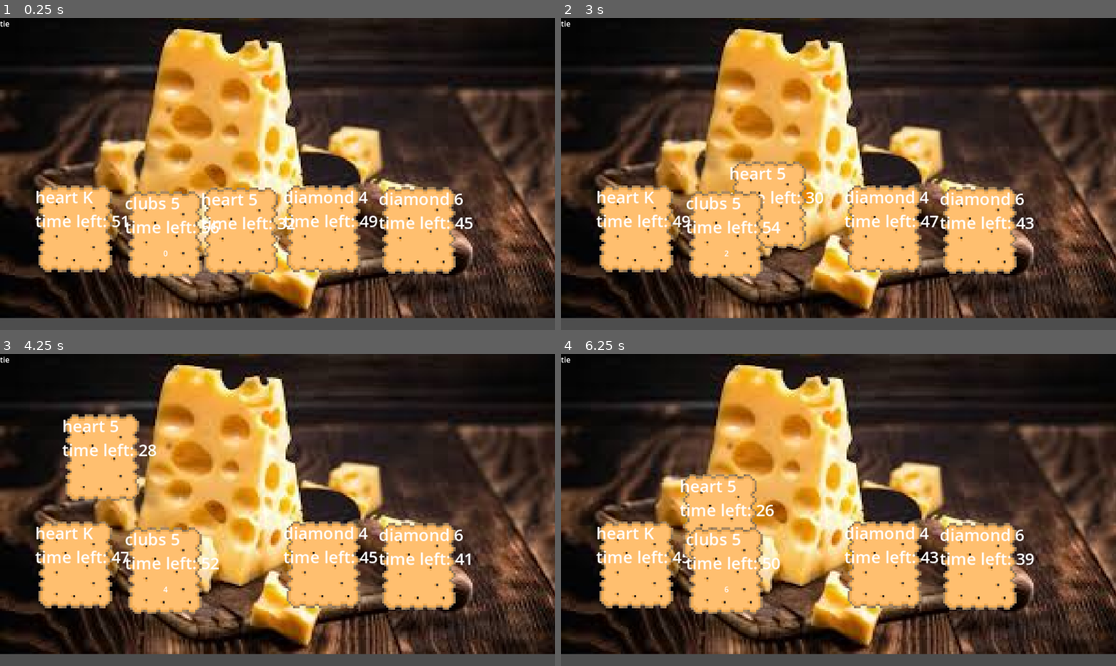
Above: before the commit, frames 1-4 (two rows, left to right).
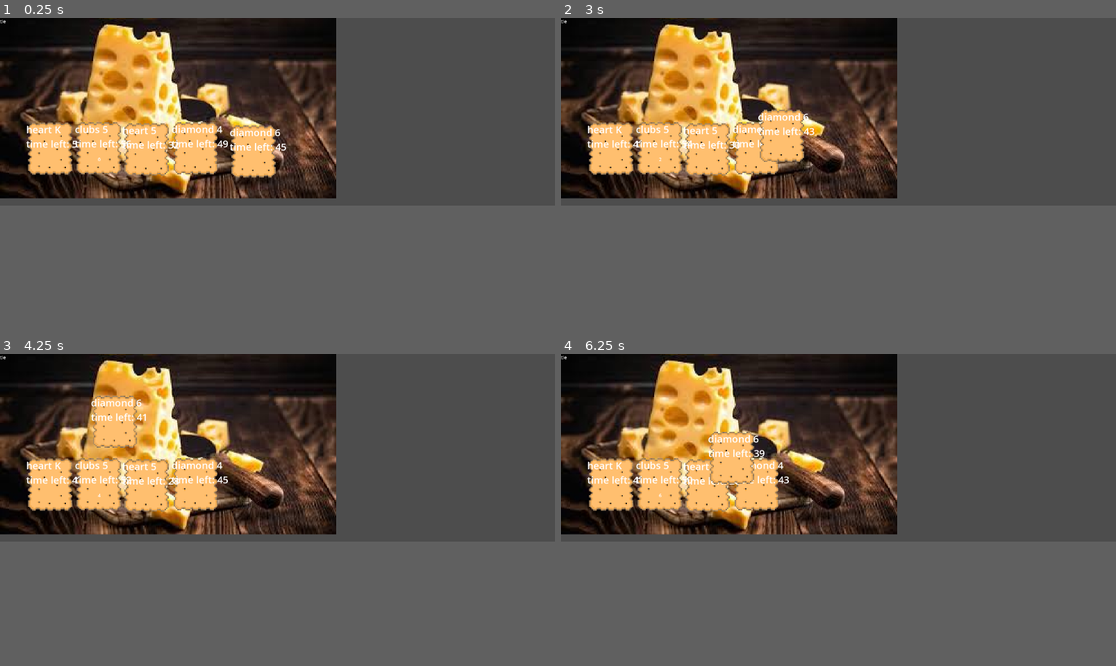
Above: after the commit, the same moments.

Repository: spicode/fulljam
Game: Godot game, scene res://main.tscn
Two runs of this game, one before a commit and one after it. Both use one fixed random seed, a clock stepped at 60 frames per second and the inputs below.
Inputs (mouse positions are in pixels of both pictures, inside the frame that each line leads up to):
- Up to frame 1 (0.25 s): no input
- Up to frame 2 (3 s): tap Enter at 0.5, 2.75 s; move the mouse to (960, 158) at 0.52 s; click (960, 158) at 0.67 s; drag from (727, 189) to (810, 236) at 1.27 s; tap Space at 2 s; move the mouse to (894, 105) at 2.02 s; click (894, 105) at 2.17 s; drag from (810, 236) to (672, 127) at 2.77 s
- Up to frame 3 (4.25 s): move the mouse to (444, 556) at 3.52 s; click (444, 556) at 3.67 s
- Up to frame 4 (6.25 s): drag from (672, 463) to (755, 432) at 4.27 s; move the mouse to (866, 510) at 5.02 s; click (866, 510) at 5.17 s; tap Space at 5.75 s; drag from (755, 432) to (727, 525) at 5.77 s
In our replay, the window is 799x449 before the commit and 799x270 after it. These sizes can differ from the game's own. Grey fills any space a smaller window leaves; there, only what the larger window draws over its background counts as a difference.

The runs differ from the first frame. In frame 1, 80% of the frame differs, in the area x 0-100%, y 0-100%; in frame 2, 81%; in frame 3, 81%; in frame 4, 81%.

Commit message:
delete

Diff:
--- a/fulljam/draganddrop.gd
+++ b/fulljam/draganddrop.gd
@@ -4,7 +4,8 @@
 var delay_dragging = 5
 var delay_drop = 0.5
 var drop_spots
-
+signal discard(card:Array)
+var card : Array
 func _ready():
 	add_to_group("foods")
 	drop_spots = get_tree().get_nodes_in_group("drop_spot_group")
@@ -19,6 +20,10 @@
 			tween.tween_property(self, "position",( get_global_mouse_position() - mouse_offset), delay_dragging * delta)
 
 func _input(event):
+	if event is InputEventMouseButton and event.button_index == MOUSE_BUTTON_RIGHT:
+		if event.pressed:
+			if get_rect().has_point(to_local(event.position)):
+				discard.emit(card)
 	if event is InputEventMouseButton and event.button_index == MOUSE_BUTTON_LEFT:
 		if event.pressed:
 			if get_rect().has_point(to_local(event.position)):
--- a/fulljam/main.tscn
+++ b/fulljam/main.tscn
@@ -19,7 +19,7 @@
 texture = ExtResource("2_1bvp3")
 
 [node name="card1" type="Sprite2D" parent="." groups=["playerCards"]]
-position = Vector2(158.433, 437.535)
+position = Vector2(176, 451)
 scale = Vector2(4.5, 4.5)
 texture = ExtResource("3_7mycd")
 script = ExtResource("3_1bvp3")
@@ -34,7 +34,7 @@
 label_settings = SubResource("LabelSettings_lquwl")
 
 [node name="card2" type="Sprite2D" parent="." groups=["playerCards"]]
-position = Vector2(673.433, 437.535)
+position = Vector2(679, 450)
 scale = Vector2(4.5, 4.5)
 texture = ExtResource("3_7mycd")
 script = ExtResource("3_1bvp3")
@@ -49,7 +49,7 @@
 label_settings = SubResource("LabelSettings_lquwl")
 
 [node name="card3" type="Sprite2D" parent="." groups=["playerCards"]]
-position = Vector2(502.593, 442.181)
+position = Vector2(509, 454)
 scale = Vector2(4.5, 4.5)
 texture = ExtResource("3_7mycd")
 script = ExtResource("3_1bvp3")
@@ -79,7 +79,7 @@
 label_settings = SubResource("LabelSettings_lquwl")
 
 [node name="card5" type="Sprite2D" parent="." groups=["playerCards"]]
-position = Vector2(871.593, 441.181)
+position = Vector2(880, 461)
 scale = Vector2(4.5, 4.5)
 texture = ExtResource("3_7mycd")
 script = ExtResource("3_1bvp3")
@@ -99,3 +99,9 @@
 [node name="winner" type="Label" parent="."]
 offset_right = 40.0
 offset_bottom = 23.0
+
+[connection signal="discard" from="card1" to="." method="_on_card_discard"]
+[connection signal="discard" from="card2" to="." method="_on_card_discard"]
+[connection signal="discard" from="card3" to="." method="_on_card_discard"]
+[connection signal="discard" from="card4" to="." method="_on_card_discard"]
+[connection signal="discard" from="card5" to="." method="_on_card_discard"]
--- a/fulljam/player.gd
+++ b/fulljam/player.gd
@@ -3,6 +3,7 @@
 var card_col = ["heart","spade","diamond","clubs"]
 var card_val = ["1","2","3","4","5","6","7","8","9","J","Q","K","Ace"]
 var dead_card=[]
+var winner : String= ""
 var val_rank={
 	"2": 2, "3": 3, "4": 4, "5": 5,
 	"6": 6, "7": 7, "8": 8, "9": 9,
@@ -30,13 +31,12 @@
 		var card = [card_col.pick_random(), card_val.pick_random(), randi_range(30,50)]
 		enemy_cards.append(card)
 		print(card)
+	winner = checkWinner()
 
-	print(checkWinner())
 func checkWinner() -> String:
 	var result = PokerHand.evaluate_hand(player_cards)
 	var bad_result = PokerHand.evaluate_hand(enemy_cards)
-	print("You(player) got a ", result)
-	print("ze bad(enemy) got a ",bad_result)
+
 	if result.points > bad_result.points:
 		return "player"
 	elif result.points < bad_result.points:
@@ -50,9 +50,9 @@
 		#print("Card timer:", card[2])
 		if card[2] <= 0:
 			to_remove.append(card)
-			print("Card expired:", card)
+
 
 	for card in to_remove:
 		dead_card.append(card)
 		player_cards[player_cards.find(card)]=[card_col.pick_random(), card_val.pick_random(), randi_range(30,50)]
-		print(checkWinner())
+		winner = checkWinner()
--- a/fulljam/project.godot
+++ b/fulljam/project.godot
@@ -20,6 +20,7 @@
 
 [display]
 
+window/size/viewport_width=1920
 mouse_cursor/custom_image="uid://cii138qa4vn0m"
 
 [rendering]
--- a/fulljam/setcard.gd
+++ b/fulljam/setcard.gd
@@ -10,5 +10,12 @@
 	var index = 0
 	for card in player.player_cards:
 		cardLables[index].text = str(card[0]," ", card[1],"\ntime left: ",int(card[2]))
+		cards[index].card = card
 		index+=1
-	$winner.text = player.checkWinner()
+	$winner.text = player.winner
+
+
+func _on_card_discard(card: Array) -> void:
+	var index = player.player_cards.find(card)
+	player.player_cards[index] = [player.card_col.pick_random(), player.card_val.pick_random(), randi_range(30,50)]
+	player.winner = player.checkWinner()
Binary file changed: fulljam/ze_cursor_man.png
